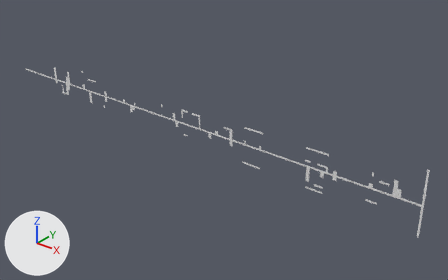
The OBJ model Assets/Tiled2Unity/Meshes/Pietro_Medio_2_Mondo2.obj, before and after one commit.
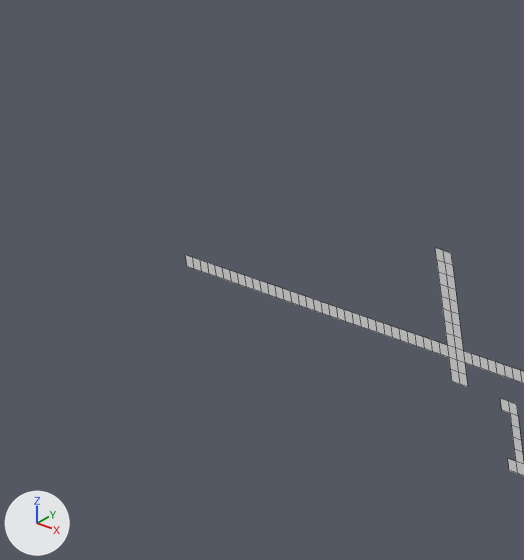
Each version appears first whole from a camera (50 mm lens) standing at (40.1, -122.9, 66.0) and looking at (-63.5, 6.5, -14.3), and next in a close-up on the part from 1% to 14% of the width and 14% to 37% of the height. The lights are fixed; the arrows at lower left show +X, +Y and +Z. The close-ups show mesh edges as thin lines. Where no turn or scale is listed for an object, it has been applied to the vertices.

Names of what the first close-up shows: 'Pietro_Medio_2_Mondo2'.
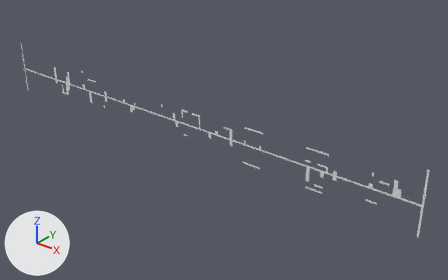
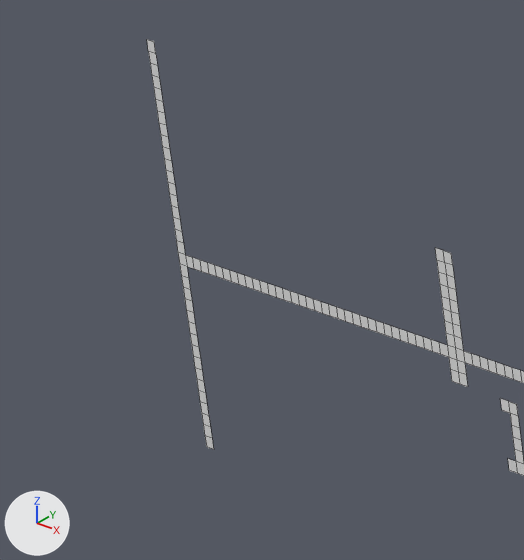
Location of each change, (x1, y1, x2, y2) in pixels of the close-ups (524 x 560 px):
'Pietro_Medio_2_Mondo2', reshaped
    before: (185, 248, 524, 476)
    after: (147, 39, 524, 476)
part 1 of me_pietro_medio_2_mondo2, built on
    before: (185, 255, 202, 272)
    after: (147, 39, 214, 450)

The change, as a list of edits to the scene's bpy script:
```text
Change me_pietro_medio_2_mondo2:
    used by ob_pietro_medio_2_mondo2; location = (0.0, 0.0, 0.0)
    remove me_pietro_medio_2_mondo2.from_pydata(...)  # 1275 vertices, 683 faces; spans x -151.0..0.0, y 0.0, z -18.0..0.0
    add me_pietro_medio_2_mondo2.from_pydata(...)  # 1345 vertices, 718 faces; spans x -152.0..0.0, y 0.0, z -18.0..0.0
    me_pietro_medio_2_mondo2 part 1
    2 faces are deleted
    70 vertices are added at x -152.0..-151.0, y 0.0, z -18.0..0.0
    37 new faces join them
```
